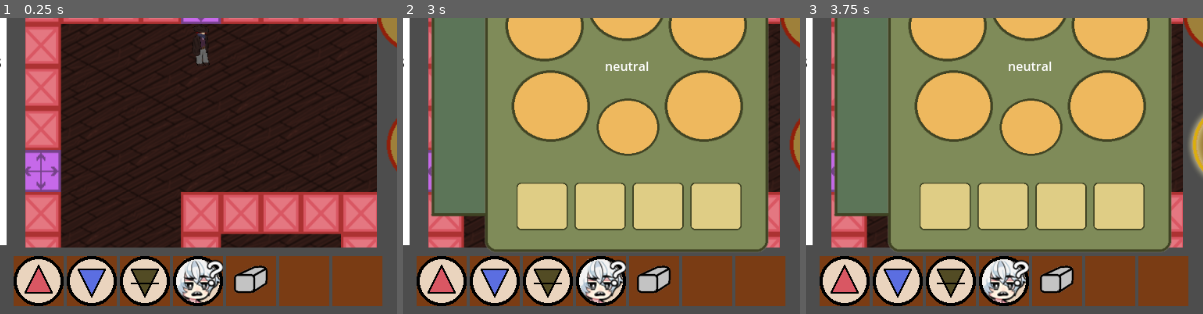
Above: before the commit, frames 1-3 (left to right).
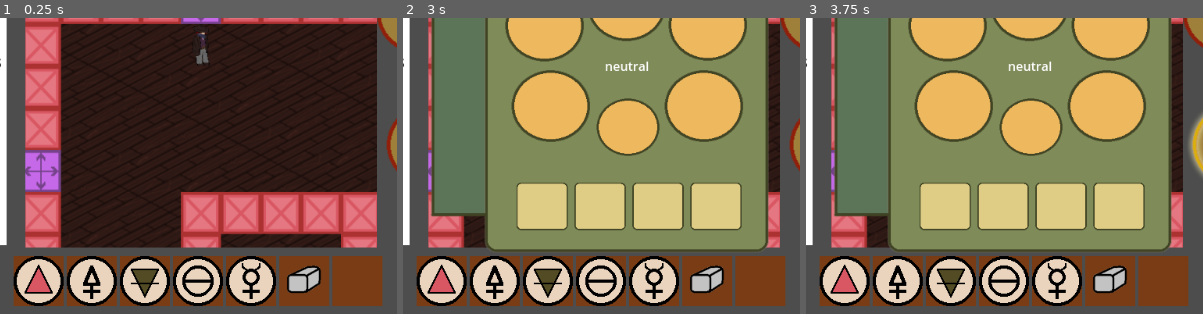
Above: after the commit, the same moments.

Repository: mccajd/Quintessential
Game: Godot game, scene res://Levels/beacon_puzzle_main.tscn
Same seed, same stepped clock (60 frames per second), same inputs: the game is played once before the commit and once after it. The engine's default icon, where the game draws it, is replaced by a stand-in: a white triangle on a blue panel in a dark square.
Inputs (mouse positions are % of the whole screen's width and height, from its top left):
- Up to frame 1 (0.25 s): no input
- Up to frame 2 (3 s): click (81, 90) at 0.5 s; click (81, 90) at 1.25 s; click (81, 90) at 2 s; tap Enter at 2.75 s; move the mouse to (81, 72) at 2.77 s; press the mouse at (81, 72) at 2.78 s
- Up to frame 3 (3.75 s): tap Space at 3.5 s; move the mouse to (69, 57) at 3.52 s; release the mouse at (69, 57) at 3.53 s; click (69, 57) at 3.6 s
The pictures show only the part of the screen within x 15-65%, y 36-86%; the shares and areas given below are measured in that part.

The runs differ from the first frame. In frame 1, 4.0% of the frame differs, in the area x 19-81%, y 80-98%; in frame 2, 4.0%; in frame 3, 4.0%.

Commit message:
Add primes icons

Diff:
--- a/Levels/beacon_puzzle_main.tscn
+++ b/Levels/beacon_puzzle_main.tscn
@@ -217,13 +217,6 @@
 vertical_alignment = 1
 
 [node name="InventoryItems" type="Control" parent="."]
-layout_mode = 3
-anchors_preset = 0
-mouse_filter = 1
-script = ExtResource("8_gm0n7")
-debug_items = true
-
-[node name="InventoryItems2" type="Control" parent="."]
 layout_mode = 3
 anchors_preset = 0
 mouse_filter = 1
--- a/Scripts/Items.gd
+++ b/Scripts/Items.gd
@@ -3,9 +3,9 @@
 const itemDB = {
 	'gold' : { 'name' : 'Gold', 'description': 'An item.', 'type': Item.ItemType.Metal, 'sprite' : 'res://assets/items/gold.png', 'id' : 0 },
 	'silver' : { 'name' : 'Silver', 'description': 'An item.', 'type': Item.ItemType.Metal, 'sprite' : 'res://assets/items/silver.png', 'id' : 1 },
-	'salt' : { 'name' : 'Salt', 'description': 'An item.', 'type': Item.ItemType.Prime, 'sprite' : 'res://assets/items/unknown.png', 'id' : 2 },
-	'sulfur' : { 'name' : 'Sulfur', 'description': 'An item.', 'type': Item.ItemType.Prime, 'sprite' : 'res://assets/items/unknown.png', 'id' : 3 },
-	'quicksilver' : { 'name' : 'Quicksilver', 'description': 'An item.', 'type': Item.ItemType.Prime, 'sprite' : 'res://assets/items/unknown.png', 'id' : 4 },
+	'salt' : { 'name' : 'Salt', 'description': 'An item.', 'type': Item.ItemType.Prime, 'sprite' : 'res://assets/items/salt.png', 'id' : 2 },
+	'sulfur' : { 'name' : 'Sulfur', 'description': 'An item.', 'type': Item.ItemType.Prime, 'sprite' : 'res://assets/items/sulfur.png', 'id' : 3 },
+	'quicksilver' : { 'name' : 'Quicksilver', 'description': 'An item.', 'type': Item.ItemType.Prime, 'sprite' : 'res://assets/items/quicksilver.png', 'id' : 4 },
 	'water' : { 'name' : 'Water', 'description': 'An item.', 'type': Item.ItemType.Element, 'sprite' : 'res://assets/items/water.png', 'id' : 5 },
 	'fire' : { 'name' : 'Fire', 'description': 'An item.', 'type': Item.ItemType.Element, 'sprite' : 'res://assets/items/fire.png', 'id' : 6 },
 	'air' : { 'name' : 'Air', 'description': 'An item.', 'type': Item.ItemType.Element, 'sprite' : 'res://assets/items/air.png', 'id' : 7 },
--- a/Scripts/inventory_items.gd
+++ b/Scripts/inventory_items.gd
@@ -11,7 +11,7 @@
 
 func _ready():
 	if debug_items:
-		inventory_items = [ItemInSlot.new("fire", null), ItemInSlot.new("water", null), ItemInSlot.new("earth", null), ItemInSlot.new("salt", null), ItemInSlot.new("silver", null)]
+		inventory_items = [ItemInSlot.new("fire", null), ItemInSlot.new("sulfur", null), ItemInSlot.new("earth", null), ItemInSlot.new("salt", null), ItemInSlot.new("quicksilver", null),  ItemInSlot.new("silver", null)]
 	_set_available_items()
 
 
Binary file added: assets/items/quicksilver.png
Not shown, added: assets/items/quicksilver.png.import
Binary file added: assets/items/salt.png
Not shown, added: assets/items/salt.png.import
Binary file added: assets/items/sulfur.png
Not shown, added: assets/items/sulfur.png.import
